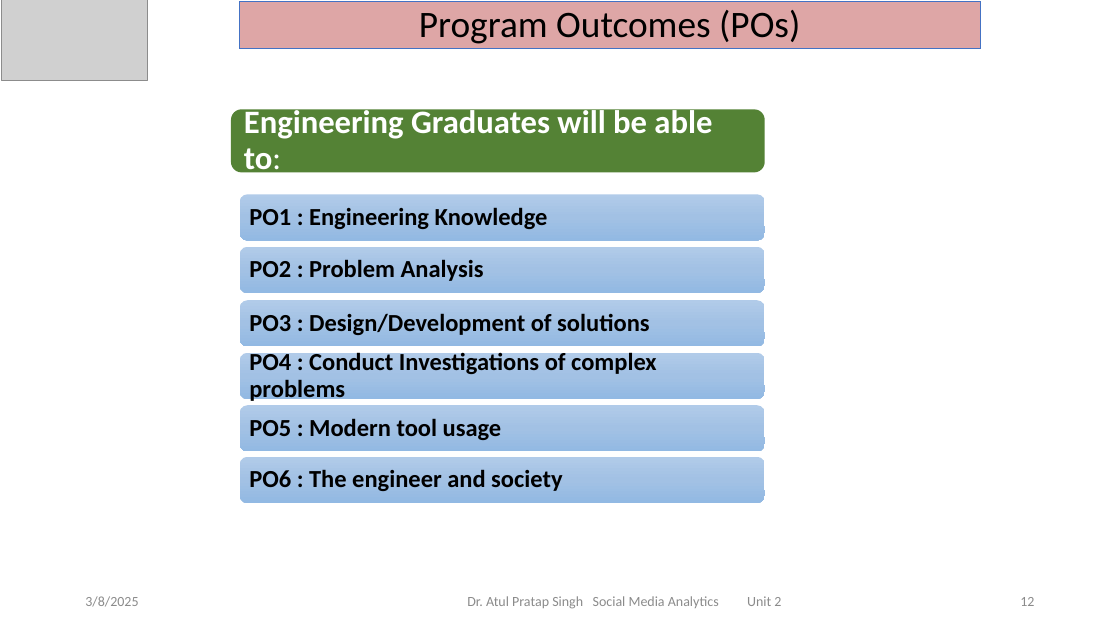
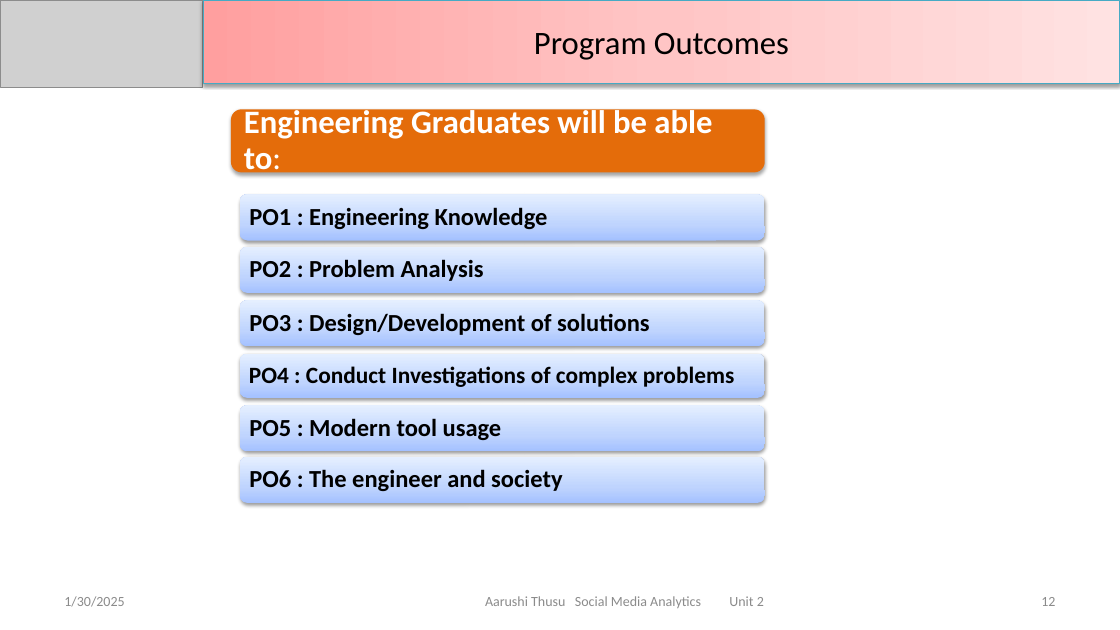
Before and after one commit to DevGoyalG/NIET-Study-Material, a slide deck: slide 12 of CSE (Artificial Intelligence and Machine Learning)/Third Year/Sixth Semester/PPTs/Social Media Analytics/SMA - Unit 2.pptx. Drawn at 1120x630 pixels with LibreOffice and Linux fonts; fonts in the diff are those of the drawing; grey boxes stand for pictures. Boxes give left, top, right and bottom in pixels: in the first picture for what was removed or moved away, otherwise in the second. Text is boxed around its words. In the diff, an @@ line names an element or a change of style, - is before the commit and + after.

```diff
--- a/CSE (Artificial Intelligence and Machine Learning)/Third Year/Sixth Semester/PPTs/Social Media Analytics/SMA - Unit 2.pptx
+++ b/CSE (Artificial Intelligence and Machine Learning)/Third Year/Sixth Semester/PPTs/Social Media Analytics/SMA - Unit 2.pptx
@@ picture: place and size @@
-picture at (2, 0, 147, 81)
+picture at (0, 0, 203, 87)
@@ rectangle "Program Outcomes": place and size @@
-rectangle "Program Outcomes" at (239, 2, 980, 49)
+rectangle "Program Outcomes" at (203, 0, 1120, 83)
@@ rectangle "Program Outcomes" at (203, 0, 1120, 83): fill #DEA6A6 to gradient #FFA0A0 to #FFC5C5 to #FFE3E3; outline #4472C4 0.5 pt to #46AAC5 0.75 pt; shadow on @@
@@ text in rectangle at (534, 32, 789, 60): text changed; size 32 to 28 pt @@
-Program Outcomes (POs)
+Program Outcomes
@@ rounded rectangle at (231, 109, 765, 172): fill #548235 to #E46C0A; shadow on @@
@@ fill gradient #B1CBE9 to #A3C1E5 to #93B9E4 to gradient #A4C4FF to #BFD4FF to #E6EEFF; shadow on in 6 elements at (239, 194, 765, 240), (239, 247, 765, 293), (239, 300, 765, 346), (239, 405, 765, 451), (239, 457, 765, 503), (239, 354, 765, 397) @@
@@ text "PO4 : Conduct Investigations of ..." at (249, 366, 734, 387): size 21 to 20 pt @@
@@ text at (64, 596, 124, 607): text changed @@
-3/8/2025
+1/30/2025
@@ text at (485, 596, 764, 608): text changed @@
-Dr. Atul Pratap Singh Social Media Analytics Unit 2
+Aarushi Thusu Social Media Analytics Unit 2
@@ page number: place and size @@
-page number at (1020, 597, 1034, 606)
+page number at (1041, 597, 1055, 606)
```
Also in this commit, not shown: 25 other slides changed, 28 slides added, 65 slides removed, 9 other files.
